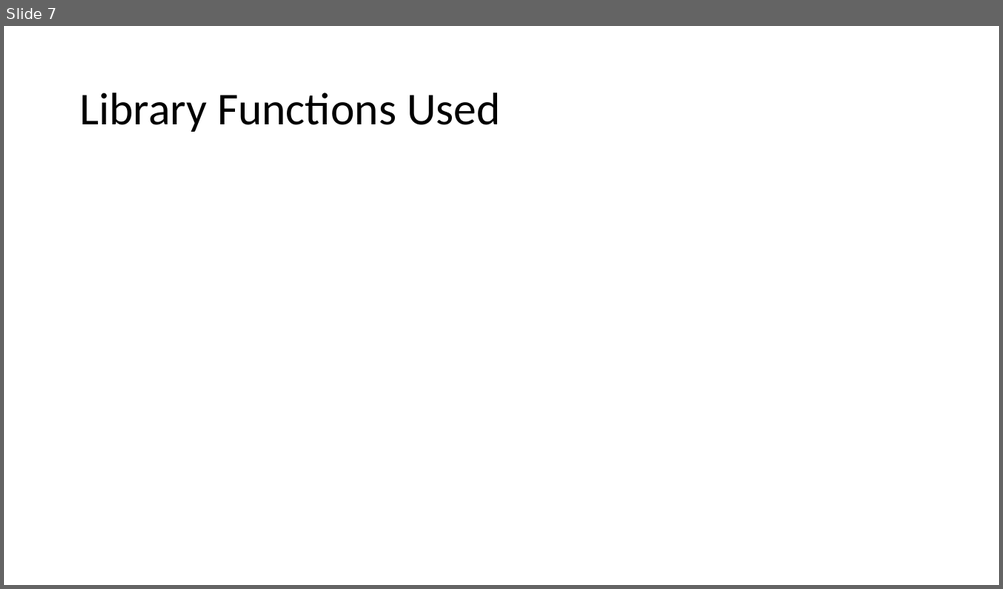
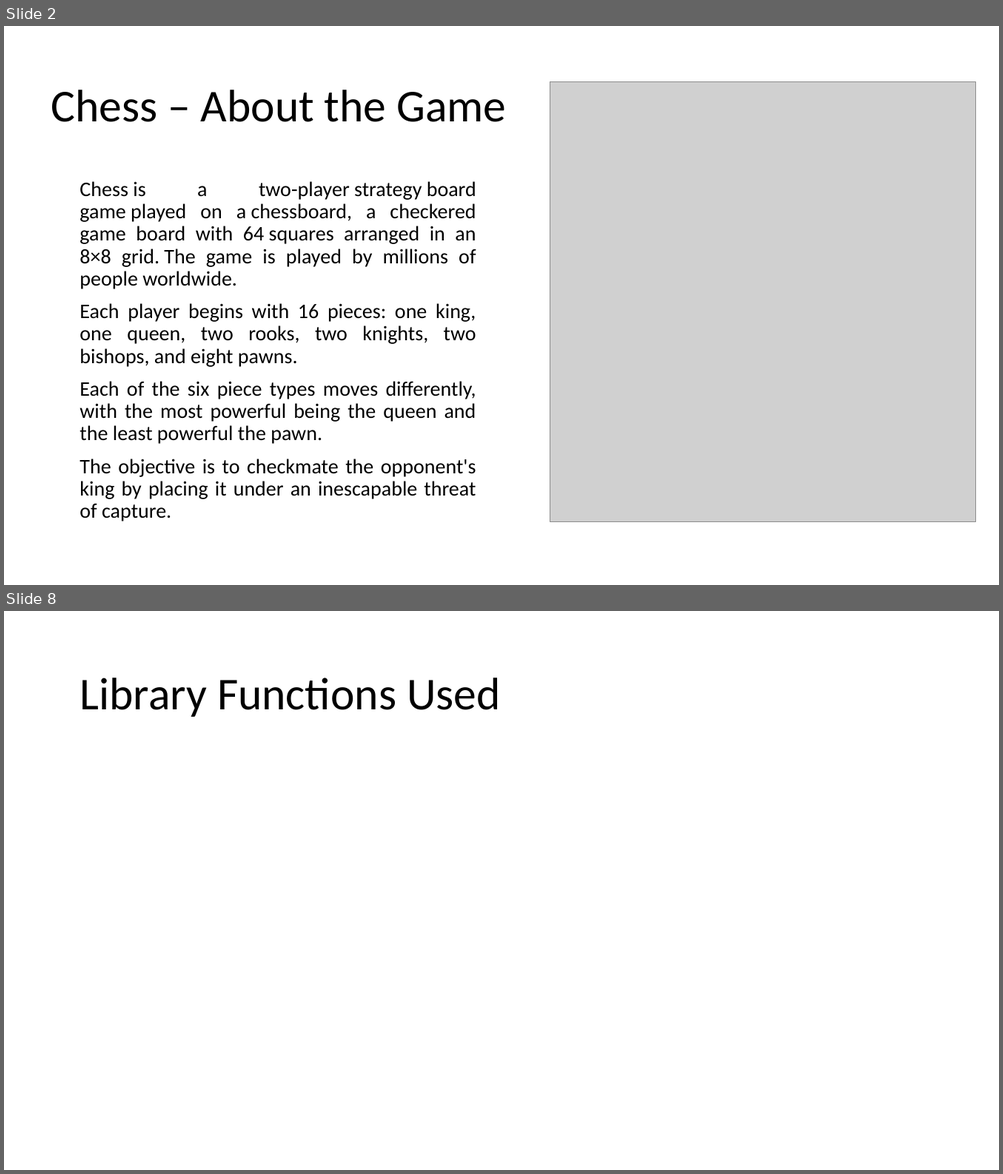
Before and after one commit to chattarajoy/Shatranj, a slide deck: MEDIA/presentation.pptx. Shown one above the other, each under a label of ours: slide 7 before the commit, slides 2 and 8 after it; the slides between them are not shown. The pictures are 1003x589 and 1003x1174 pixels, drawn with LibreOffice and Linux fonts; fonts in the diff are those of the drawing; grey boxes stand for pictures. Boxes give left, top, right and bottom in pixels: in the first picture for what was removed or moved away, otherwise in the second. Text is boxed around its words. In the diff, an @@ line names an element or a change of style, - is before the commit and + after.

```diff
--- a/MEDIA/presentation.pptx
+++ b/MEDIA/presentation.pptx
@@ slide 2 added at [4,26,999,585], background #FFFFFF @@
@@ title added at [51,90,506,122], 44 pt, text #000000 @@
+Chess – About the Game
@@ picture added at [550,82,976,522] @@
@@ text added at [79,181,476,522], 20 pt, text #000000 @@
+Chess is a two-player strategy board game played on a chessboard, a checkered game board with 64 squares arranged in an 8×8 grid. The game is played by millions of people worldwide.
+Each player begins with 16 pieces: one king, one queen, two rooks, two knights, two bishops, and eight pawns.
+Each of the six piece types moves differently, with the most powerful being the queen and the least powerful the pawn.
+The objective is to checkmate the opponent's king by placing it under an inescapable threat of capture.
@@ what was slide 7 is now slide 8 @@
```
Also in this commit, not shown: 6 slides changed, 3 other slides added, 1 slide removed, 4 other files.
